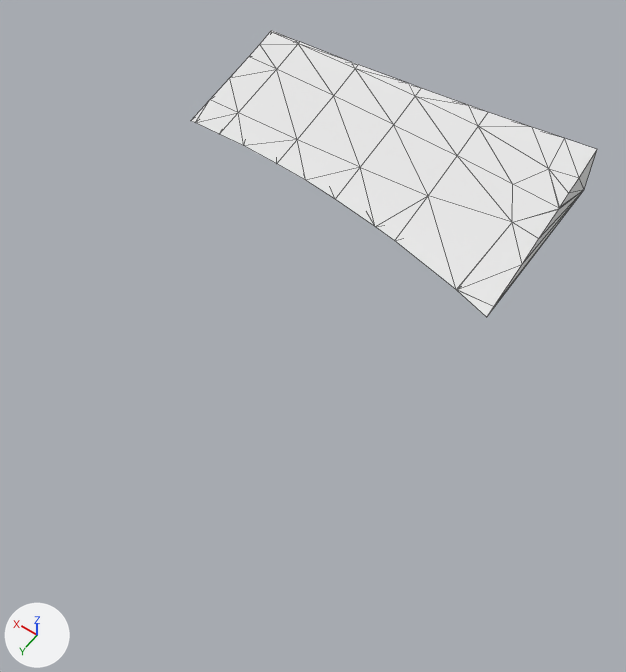
The glTF model assets/terrain/surface_pieces/surf_5_39.glb: old version first, new version second.
One viewpoint serves both versions: a 50 mm lens placed at (-87.02, -81.21, -17.39), pointed at (-82.55, -87.46, -27.22). Every picture has the same lights, and +X, +Y and +Z are marked at lower left. The picture after the commit comes second. Mesh edges are drawn as thin lines. Where no turn or scale is listed for an object, it has been applied to the vertices.

Names of what the first picture shows: 'geometry_0'.
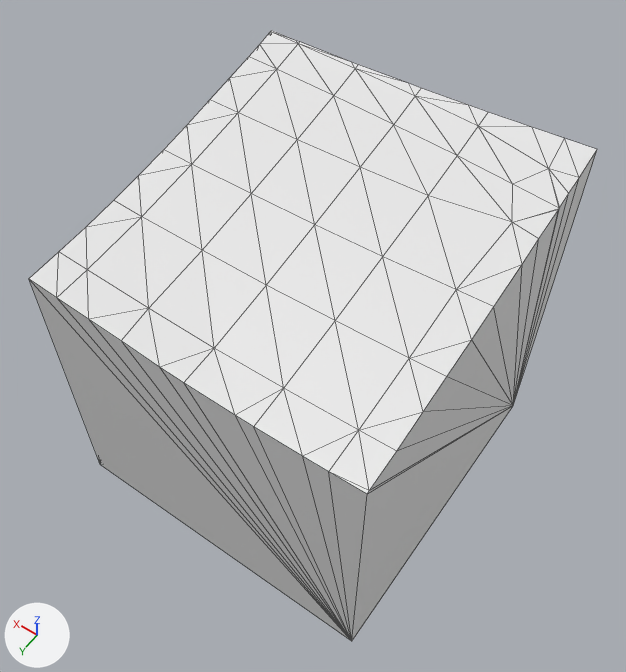
Where the change shows, as pixel boxes (x1, y1, x2, y2) in the pictures (626 x 672 px):
'geometry_0', reshaped (40% wider, 112% taller): before (191, 30, 597, 317); after (29, 30, 597, 641)
part 1 of me_geometry_0, built on: before (191, 100, 586, 317); after (29, 100, 586, 641)

The change, as a diff of the scene's bpy script:
```diff
--- a/assets/terrain/surface_pieces/surf_5_39.glb.py
+++ b/assets/terrain/surface_pieces/surf_5_39.glb.py
@@ me_geometry_0 @@
 # used by ob_geometry_0; location = (0.0, 0.0, 0.0)
-me_geometry_0.from_pydata(...)  # 56 vertices, 108 faces; spans x -85.0..-80.0, y -90.0..-87.41, z -25.0..-24.35
+me_geometry_0.from_pydata(...)  # 81 vertices, 158 faces; spans x -85.0..-80.0, y -90.0..-85.0, z -30.0..-24.35
+# me_geometry_0 part 1
+# 14 vertices are removed from x -85.0..-80.0, y -90.0..-87.41, z -25.0
+# 60 faces are deleted
+# 1 vertex moves from x -80.08, y -88.14, z -25.0 to x -80.0, y -88.06, z -25.02
+# 39 vertices are added at x -85.0..-80.0, y -90.0..-85.0, z -30.0..-25.06
+# 110 new faces join them
```
